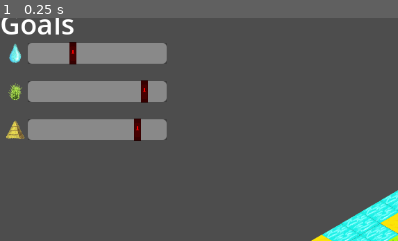
Above: before the commit, frame 1.
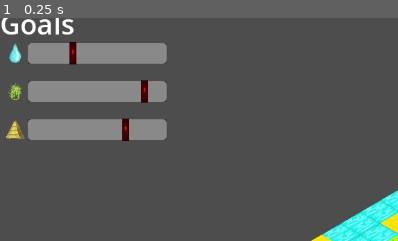
Above: after the commit, the same moment.

Repository: matouseek/game_jam_24
Game: Godot game, scene res://scenes/game.tscn
Same seed, same stepped clock (60 frames per second), same inputs: the game is played once before the commit and once after it. The engine's default icon, where the game draws it, is replaced by a stand-in: a white triangle on a blue panel in a dark square.
Inputs:
- Up to frame 1 (0.25 s): no input
The pictures show only the part of the screen within x 0-50%, y 2-52%; the shares and areas given below are measured in that part.

The runs differ from the first frame. In frame 1, 0.4% of the frame differs, in the area x 30-36%, y 44-56%.

Commit message:
Better version

Diff:
--- a/scripts/goals.gd
+++ b/scripts/goals.gd
@@ -10,14 +10,13 @@
 
 func _ready() -> void:
 	var sum = 0
-	var val = randf_range(0.25,0.45)
-	goals[TileTypes.DESERT] = val
-	HUD.set_goal(TileTypes.DESERT,val)
-	sum+=val
-	val = randf_range(0.25,0.45)
-	goals[TileTypes.MEADOW] = val
-	HUD.set_goal(TileTypes.MEADOW,val)
-	sum+= val
-	goals[TileTypes.WATER] = 1-sum
-	HUD.set_goal(TileTypes.WATER,1-sum)
+	var val = 0
+	for type in TileTypes.values():
+		val = randf_range(0.25,0.45)
+		goals[type] = val
+		HUD.set_goal(type,val)
+		sum+=val
+	val =  1-(sum-val)
+	goals[TileTypes.WATER] = val
+	HUD.set_goal(TileTypes.WATER,val)
 	print(goals)
